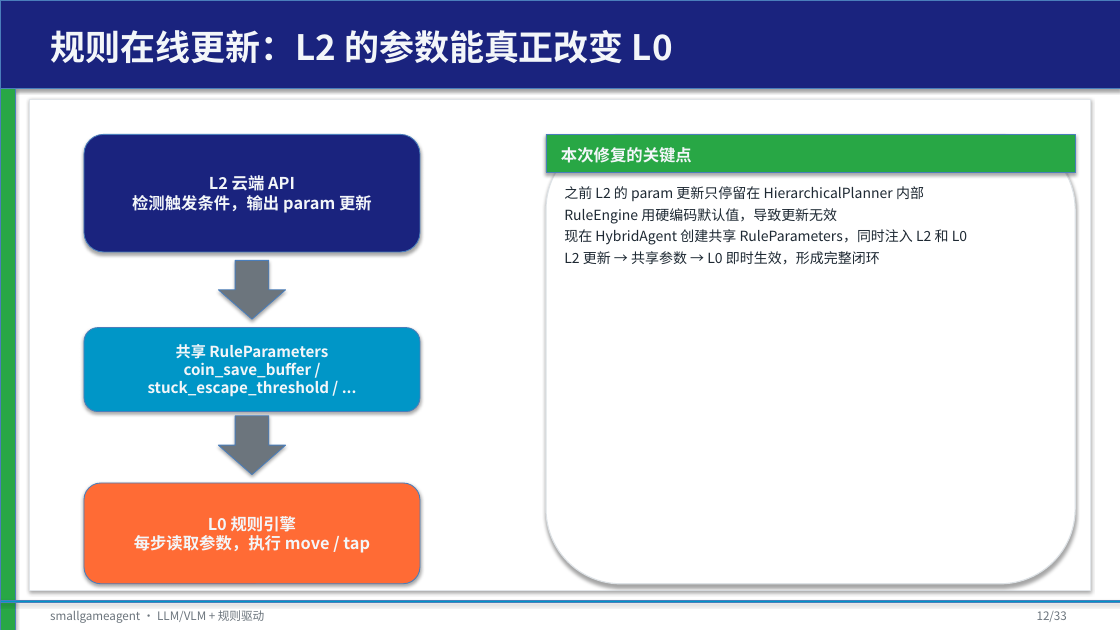
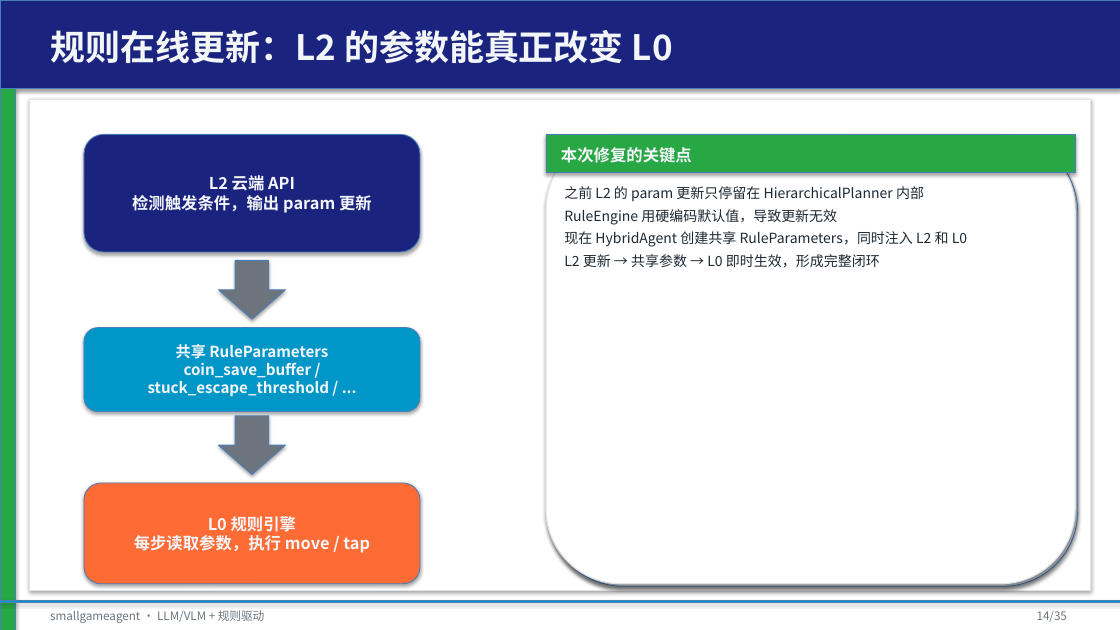
Before and after one commit to tzhazuma/smallgameagent, a slide deck: slide 14 of reports/smallgameagent_report.pptx (slide 12 before the commit). Drawn at 1120x630 pixels with LibreOffice and Linux fonts; fonts in the diff are those of the drawing. Boxes give left, top, right and bottom in pixels: in the first picture for what was removed or moved away, otherwise in the second. Text is boxed around its words. In the diff, an @@ line names an element or a change of style, - is before the commit and + after.

Commit message:
feat: multi-provider rule-update threshold sweep, PPT beautification, opencodego smoke fix
- Fix opencodego provider: text+vision now available (deepseek-v4-flash / mimo-v2.5)
- Add §34: multi-provider rule-update threshold sweep on SSD_00461P01
  - rule baseline 0.143; qwen 0.090 (slow, hurt perf); kimi 0.116 (quota fallback)
  - xiaomi 0.012 (unparseable L2); opencodego crashed (Playwright EPIPE)
- Beautify PPT: gradient title, metric cards, humanized intro slide, card shadows
- Regenerate PDF/PPTX with updated content
- Update cloud_provider_smoke_results.json with working opencodego

```diff
--- a/reports/smallgameagent_report.pptx
+++ b/reports/smallgameagent_report.pptx
@@ rounded rectangle added at bbox=[549, 137, 1078, 586], fill #D0D5DA, outline #4B7EBC 0.75 pt @@
@@ text "之前 L2 的 param 更新只停留在 ..." at bbox=[564, 186, 967, 267]: more space between paragraphs @@
@@ text at bbox=[1037, 611, 1067, 622]: text changed @@
-12/33
+14/35
```
Also in this commit, not shown: 32 other slides changed, 2 slides added, 13 other files.
